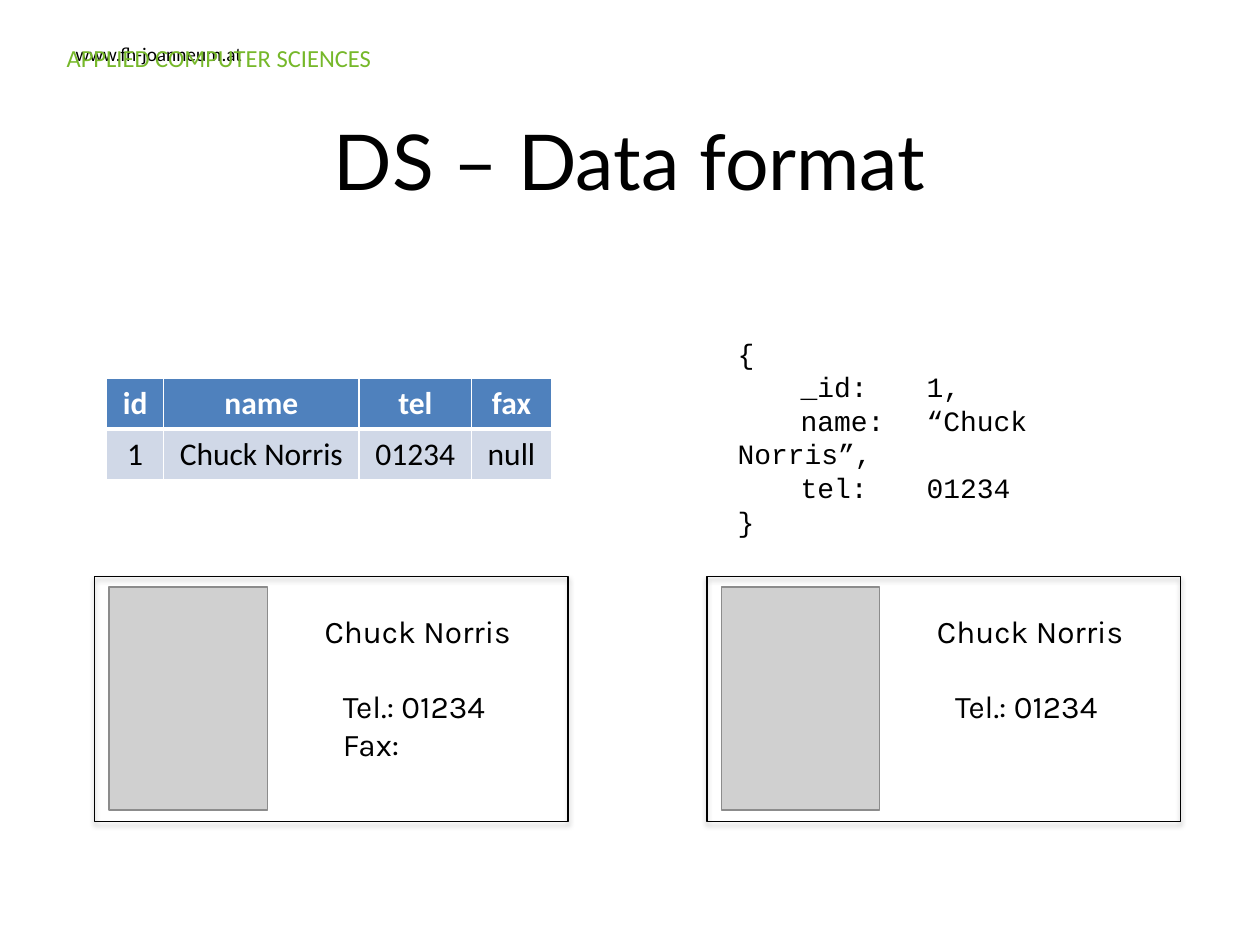
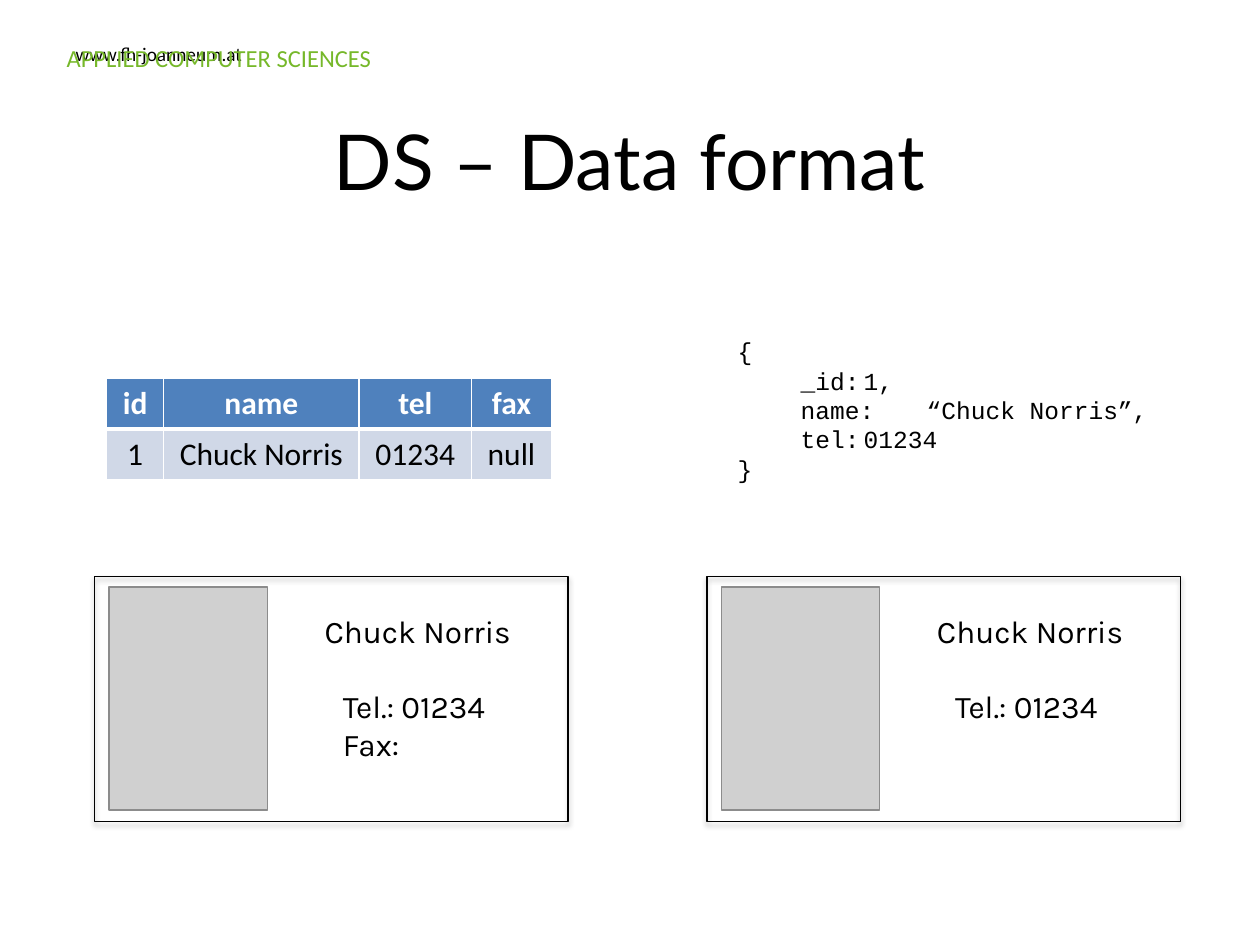
Before and after one commit to Ravenlord/guest-lecture-nosql, a slide deck: slide 30 of Presentation/FHJ_guest_lecture_nosql.pptx. Drawn at 1260x945 pixels with LibreOffice and Linux fonts; fonts in the diff are those of the drawing; grey boxes stand for pictures; background and template pictures are left out. Boxes give left, top, right and bottom in pixels: in the first picture for what was removed or moved away, otherwise in the second. Text is boxed around its words. In the diff, an @@ line names an element or a change of style, - is before the commit and + after.

Commit message:
corrected font size on some graphics.

```diff
--- a/Presentation/FHJ_guest_lecture_nosql.pptx
+++ b/Presentation/FHJ_guest_lecture_nosql.pptx
@@ text "{" at [801, 372, 1148, 449]: size 16 to 14 pt @@
```
Also in this commit, not shown: 2 other slides changed.
